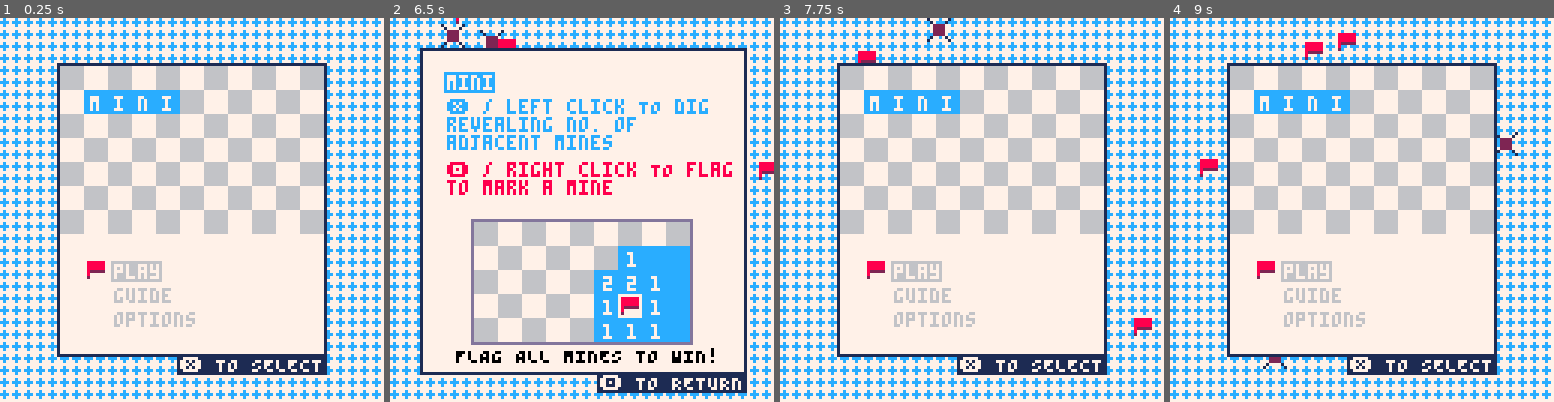
Above: before the commit, frames 1-4 (left to right).
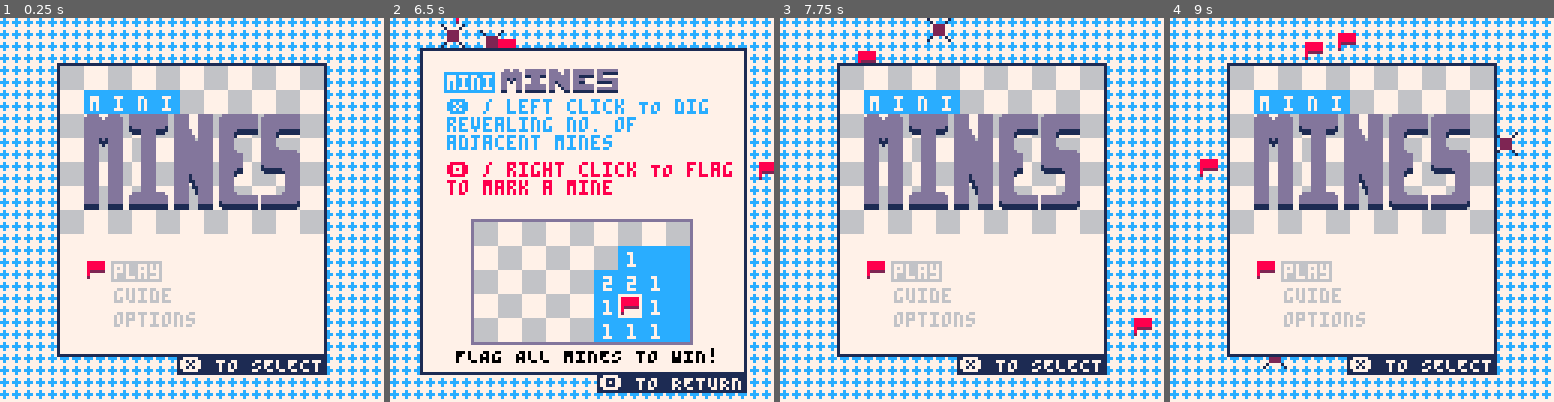
Above: after the commit, the same moments.

Repository: wsasaki01/mini-mines
Game: PICO-8 cartridge mini-mines.p8
Two runs of this game, one before a commit and one after it. Both use one fixed random seed, a clock stepped at 60 frames per second and the inputs below.
Inputs (mouse positions are in pixels of both pictures, inside the frame that each line leads up to):
- Up to frame 1 (0.25 s): no input
- Up to frame 2 (6.5 s): tap X (X key) at 0.33, 1.07, 1.85, 2.97, 4.08, 5.2, 6.32 s; click (670, 121) at 0.67 s; tap O (Z key) at 0.7, 1.7, 2.1, 2.5, 2.9, 3.3, 3.7, 4.1, 4.5, 4.9, 5.3, 5.7, 6.1 s; click (436, 267) at 1.22 s; hold Right 1.6-2.1 s; click (497, 114) at 1.77 s; hold Up 2.15-2.42 s; click (562, 259) at 2.32 s; hold Right 2.47-3.03 s; click (624, 106) at 2.87 s; hold Left 3.08-3.58 s; click (685, 256) at 3.42 s; hold Down 3.63-3.97 s; click (451, 102) at 3.97 s; hold Right 4.02-4.68 s; click (512, 248) at 4.52 s; hold Up 4.73-5.03 s; click (574, 94) at 5.07 s; hold Left 5.08-5.68 s; click (639, 244) at 5.62 s; hold Down 5.73-6.03 s; hold Right from 6.08 s (still down); click (701, 90) at 6.17 s
- Up to frame 3 (7.75 s): tap O (Z key) every 0.4 s from 6.5 to 7.7 s; release Right at 6.58 s; hold Right 6.63-7.13 s; click (856, 236) at 6.72 s; hold Up 7.18-7.45 s; click (918, 83) at 7.27 s; tap X (X key) at 7.43 s; hold Right from 7.5 s (still down)
- Up to frame 4 (9 s): click (1369, 229) at 7.82 s; release Right at 8.07 s; tap O (Z key) at 8.1, 8.5, 8.9 s; hold Left 8.12-8.62 s; click (1434, 79) at 8.37 s; tap X (X key) at 8.55 s; hold Down from 8.67 s (still down); click (1496, 225) at 8.92 s

The runs differ from the first frame. In frame 1, 9.6% of the frame differs, in the area x 21-79%, y 25-50%; in frame 2, 1.4%; in frame 3, 9.6%; in frame 4, 9.6%.

Commit message:
Created title and guide screen logos

Diff:
--- a/main.lua
+++ b/main.lua
@@ -1239,6 +1239,9 @@
     rectfill(18, 18, 34, 24, themes[theme_select][1])
     print("mini", 19, 19, 7)
 
+    -- draw "mines"
+    sspr(80, 32, 40, 8, 36, 17)
+
     print("❎ / left click TO dig\nrevealing no. of\nadjacent mines", 19, 27, themes[theme_select][1])
 
     print("🅾️ / right click TO flag\nto mark a mine", 19, 48, 8)
Not shown, changed: 40 lines of the sprite sheet (__gfx__) section of mini-mines.p8
